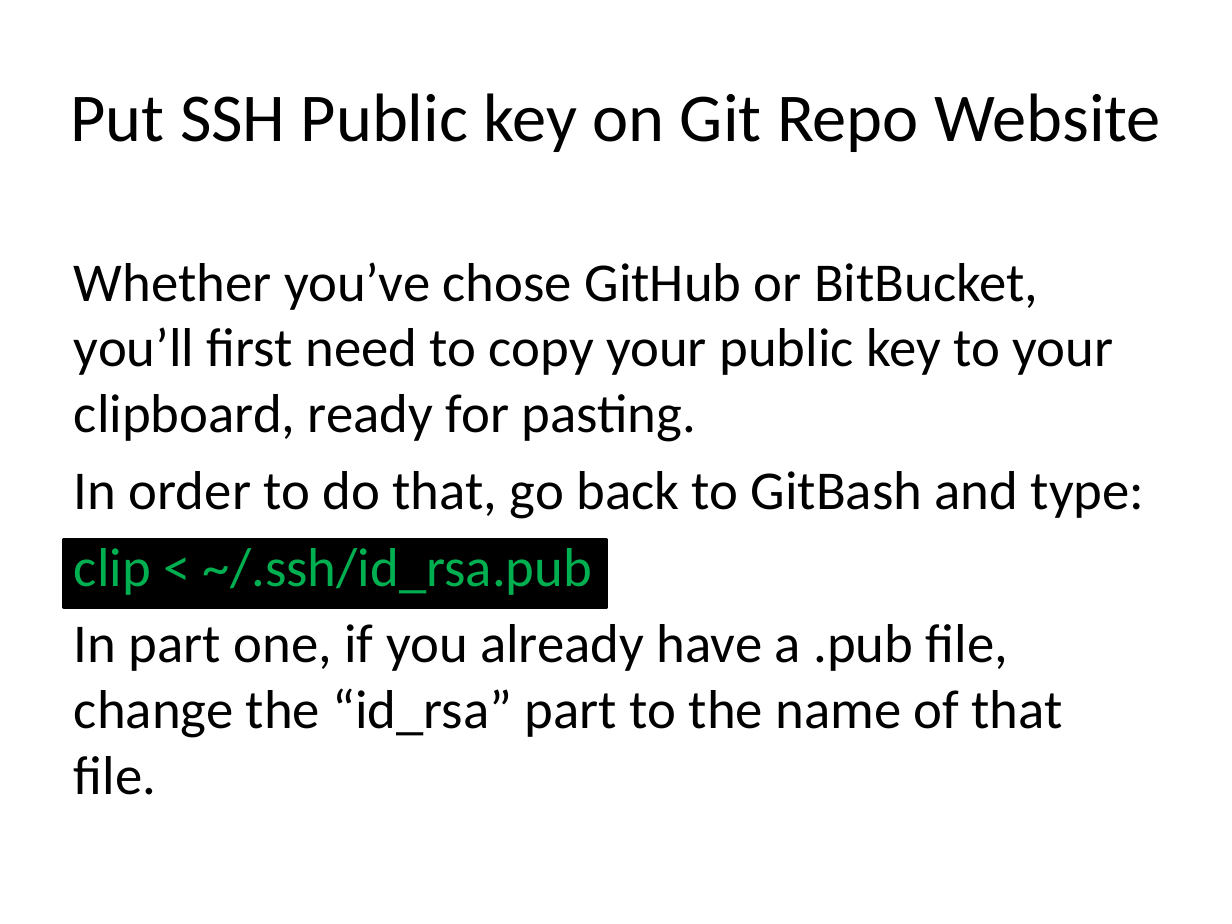
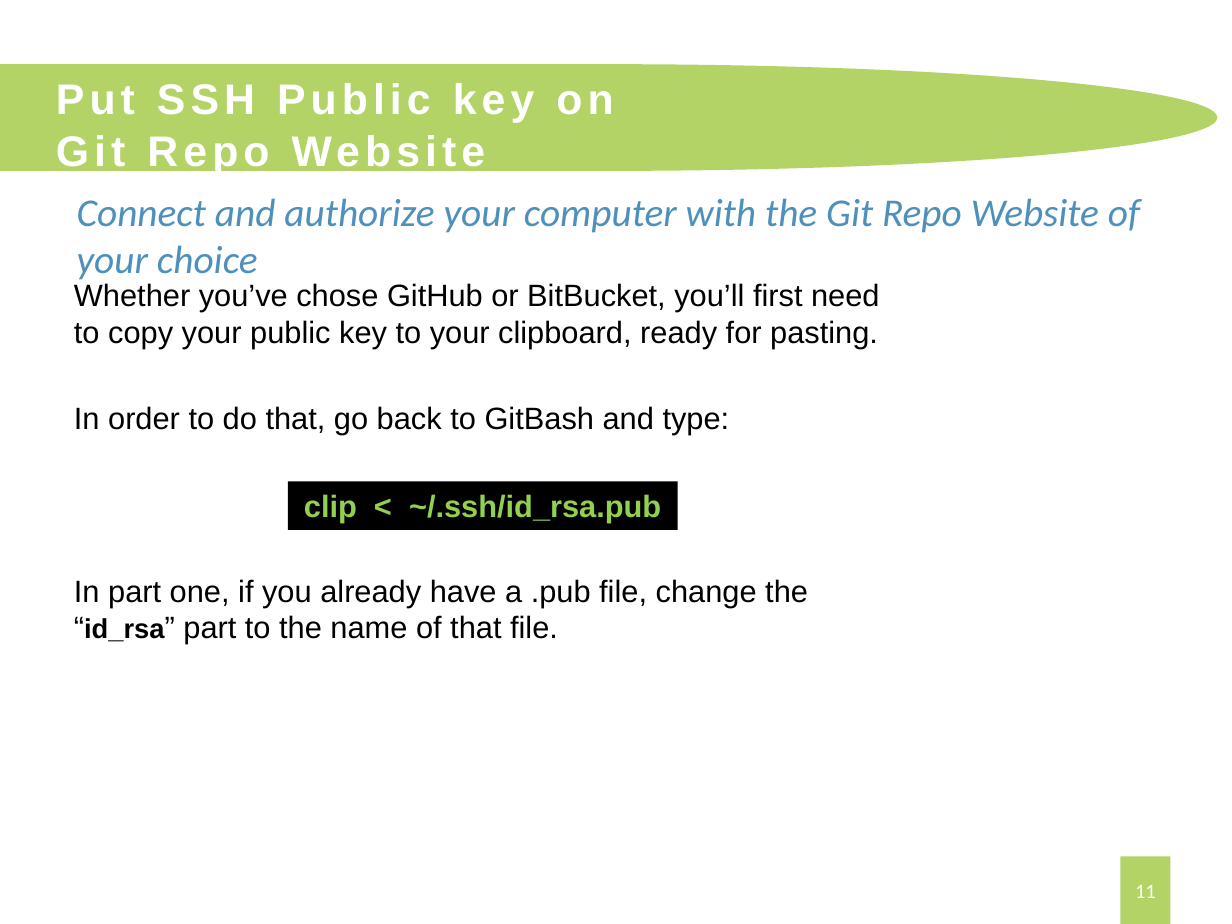
Before and after one commit to JaceTan/programming-notes, a slide deck: slide 11 of Preparing your computer for Git (Windows).pptx (slide 14 before the commit). Drawn at 1232x924 pixels with LibreOffice and Linux fonts; fonts in the diff are those of the drawing. Boxes give left, top, right and bottom in pixels: in the first picture for what was removed or moved away, otherwise in the second. Text is boxed around its words. In the diff, an @@ line names an element or a change of style, - is before the commit and + after.

```diff
--- a/Preparing your computer for Git (Windows).pptx
+++ b/Preparing your computer for Git (Windows).pptx
@@ flow chart delay added at (0,64,1217,171), fill #B3D366 @@
@@ title "Put SSH Public key on ...": place and size @@
-title "Put SSH Public key on ..." at (71,93,1161,152)
+title "Put SSH Public key on ..." at (56,83,613,174)
@@ title "Put SSH Public key on ..." at (56,83,613,174): size 40 to 25 pt, font Calibri to Arial, text colour #000000 to #FFFFFF, letter spacing 0 to 3 pt, bold on; alignment centre to left @@
@@ text added at (77,198,1140,280), 23 pt, text #4D90BB, italic @@
+Connect and authorize your computer with the Git Repo Website of your choice
@@ text "Whether you’ve chose GitHub or ...": place and size @@
-text "Whether you’ve chose GitHub or ..." at (74,262,1145,795)
+text "Whether you’ve chose GitHub or ..." at (74,283,879,644)
@@ text "Whether you’ve chose GitHub or ..." at (74,283,879,644): size 32 to 18 pt, font Calibri to Arial; size 32 to 16 pt, bold on in "“id_rsa”"; less space between paragraphs @@
@@ rectangle added at (288,482,678,530), fill #000000, 18 pt, text #92D050, bold @@
+clip < ~/.ssh/id_rsa.pub
@@ rectangle removed at (64,540,606,607) @@
@@ text at (74,548,592,595): paragraph removed @@
-clip < ~/.ssh/id_rsa.pub
@@ page number added at (1120,856,1170,924), fill #B3D366, 12 pt, text #FFFFFF @@
+11
```
Also in this commit, not shown: 11 other slides changed, 2 slides added, 6 slides removed, 3 other files.
